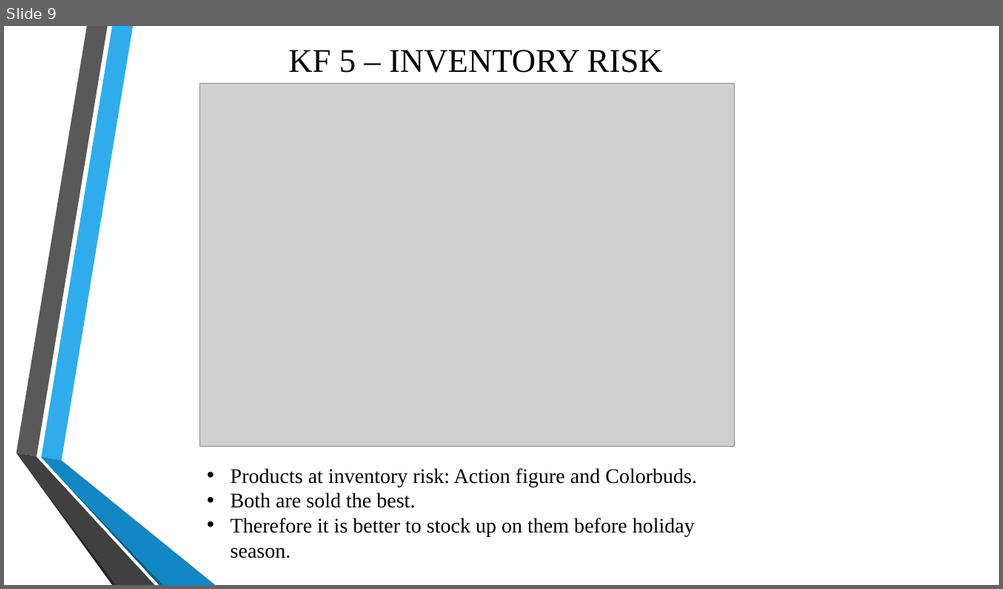
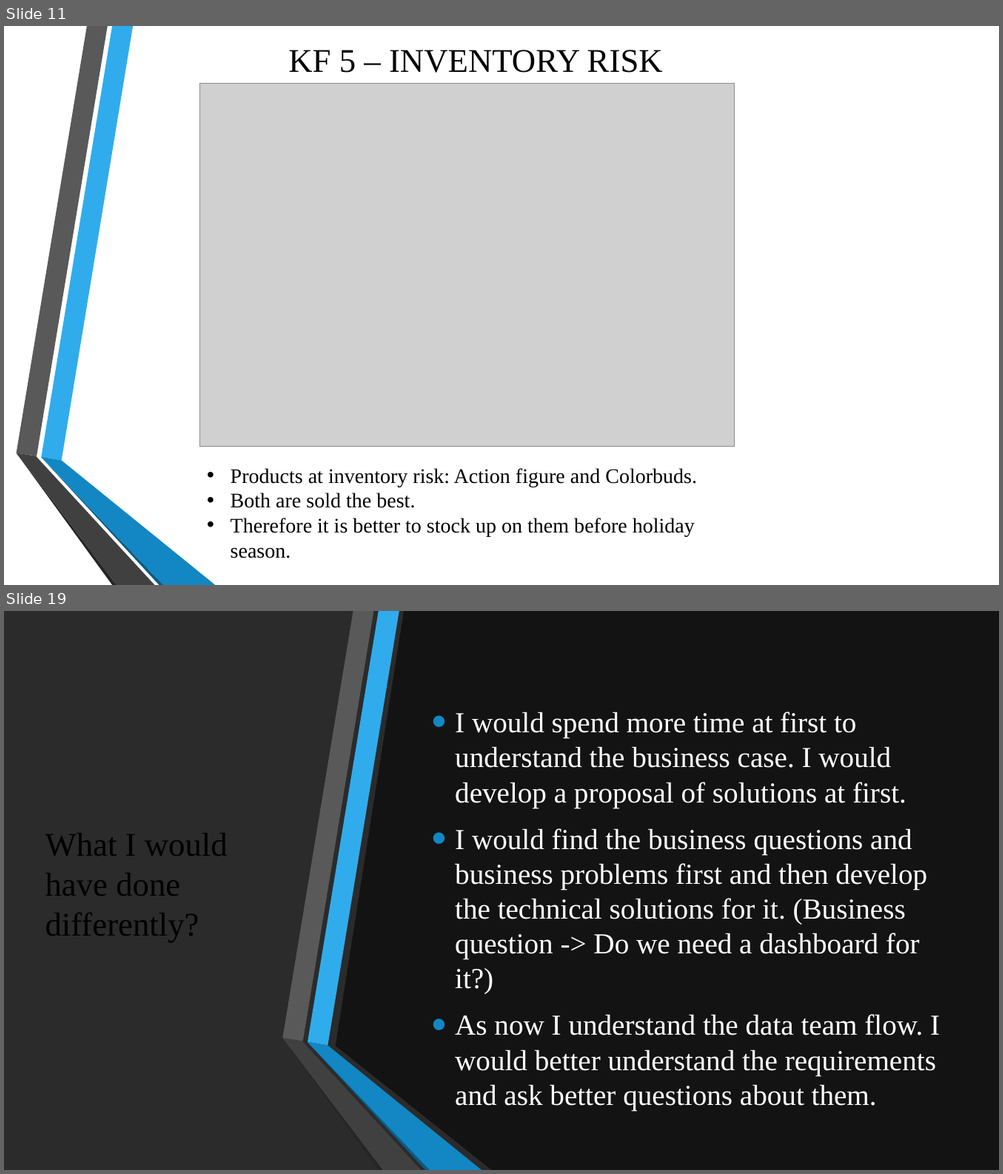
Before and after one commit to BenatrixB/data-portfolio-projects, a slide deck: deliverables/Maven_toys_report.pptx. Shown one above the other, each under a label of ours: slide 9 before the commit, slides 11 and 19 after it; the slides between them are not shown. The pictures are 1003x589 and 1003x1174 pixels, drawn with LibreOffice and Linux fonts; fonts in the diff are those of the drawing; grey boxes stand for pictures; background and template pictures are left out; a plain dark background stands for a picture behind light text. Boxes give left, top, right and bottom in pixels: in the first picture for what was removed or moved away, otherwise in the second. Text is boxed around its words. In the diff, an @@ line names an element or a change of style, - is before the commit and + after.

Commit message:
Final deliverables — updated PPTX, business case study, LinkedIn carousel, cleaned up deliverables folder

```diff
--- a/deliverables/Maven_toys_report.pptx
+++ b/deliverables/Maven_toys_report.pptx
@@ slide 19 added at box(4, 611, 999, 1170), background picture (left out); not listed: 6 template elements that a slide beside it also shows @@
@@ rectangle added at box(4, 611, 999, 1170), fill #FFFFFF @@
@@ freeform shape added at box(336, 611, 999, 1170), fill #0D0D0D at 80% opacity @@
@@ text added at box(455, 712, 939, 1111), 28 pt, text #FFFFFF @@
+• I would spend more time at first to understand the business case. I would develop a proposal of solutions at first.
+• I would find the business questions and business problems first and then develop the technical solutions for it. (Business question -> Do we need a dashboard for it?)
+• As now I understand the data team flow. I would better understand the requirements and ask better questions about them.
@@ title added at box(45, 833, 227, 943), 32 pt, text #000000 @@
+What I would have done differently?
@@ group added at box(282, 611, 481, 1170): 6 freeform shapes @@
@@ what was slide 9 is now slide 11 @@
```
Also in this commit, not shown: 3 slides changed, 7 other slides added, 15 other files.
